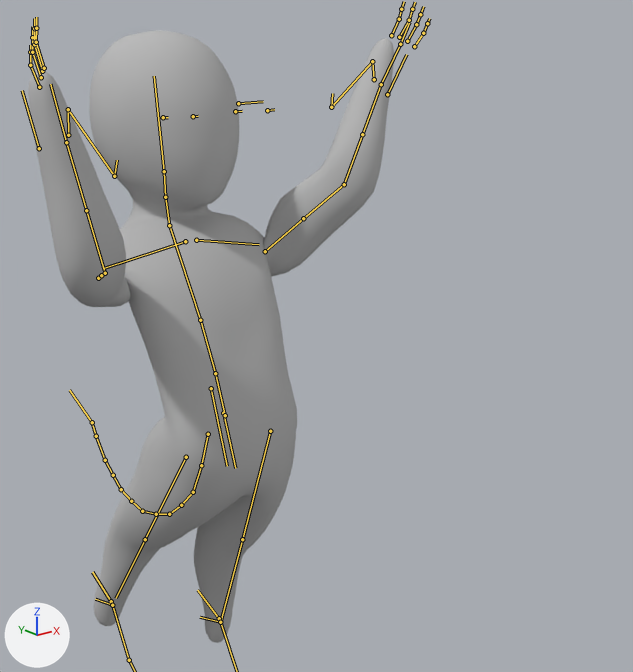
One commit to the Blender file BlenderStuff/PlayerAnim.blend: the scene before it, then after it.
Before and after are seen from a 50 mm camera at (-1.027, -1.688, 1.637) aimed at (0.22, -0.129, 1.014). Lighting does not change. The marker at lower left points along +X, +Y and +Z. Both versions are drawn at frame 12 of the action 'Movement_JumpDouble'; the numbers are the values there. The bones that bend it are drawn over the model as lines.

In view in the first picture: 'Human_Mesh'.
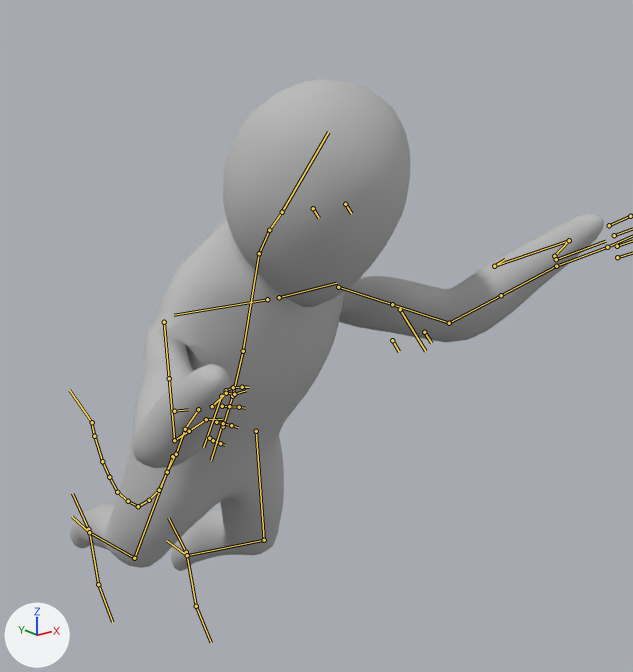
Changed parts and their boxes (x1, y1, x2, y2) in the pictures (633 x 672 px):
'Human_Mesh', posed (46% wider, 20% shorter): before (28, 30, 394, 643); after (70, 79, 604, 571)
bone 'Hip_root', root to tip: before (211, 388) to (227, 466); after (221, 396) to (203, 447)
bone 'Humerus.R', root to tip: before (98, 278) to (101, 275); after (164, 322) to (169, 378)
bone 'Humerus.L', root to tip: before (265, 251) to (303, 218); after (338, 287) to (392, 304)
bone 'Ulna.L', root to tip: before (344, 184) to (362, 134); after (449, 323) to (501, 295)
bone 'Foot_Control.R', root to tip: before (111, 601) to (92, 572); after (88, 529) to (72, 493)
bone 'Foot_Control.L', root to tip: before (219, 618) to (197, 590); after (186, 552) to (168, 518)

The change, as a diff of the scene's bpy script:
```diff
--- a/BlenderStuff/PlayerAnim.blend.py
+++ b/BlenderStuff/PlayerAnim.blend.py
@@ bone_hip_root @@
 bone_hip_root = bpy.data.objects['Armature'].pose.bones['Hip_root']  # child of 'root_bone'
-bone_hip_root.location = (0.0, 0.199, 0.081)
-bone_hip_root.rotation_quaternion = (-0.988, 0.157, 0.0, 0.0)  # degrees (-18, 0, 0)
+bone_hip_root.location = (0.0, 0.203, 0.035)
+bone_hip_root.rotation_quaternion = (-0.95, -0.249, 0.0, 0.0)  # degrees (29, 0, 0)
@@ bone_humerus_r @@
 bone_humerus_r = bpy.data.objects['Armature'].pose.bones['Humerus.R']  # child of 'Clavicle.R'
-bone_humerus_r.rotation_quaternion = (0.555, -0.621, 0.499, -0.227)  # degrees (-107, 16, -66)
+bone_humerus_r.rotation_quaternion = (0.585, -0.561, 0.493, -0.196)  # degrees (-102, 22, -64)
@@ bone_humerus_l @@
 bone_humerus_l = bpy.data.objects['Armature'].pose.bones['Humerus.L']  # child of 'Clavicle.L'
-bone_humerus_l.rotation_quaternion = (0.525, -0.805, -0.253, -0.107)  # degrees (-118, -26, 19)
+bone_humerus_l.rotation_quaternion = (0.56, -0.7, -0.219, -0.105)  # degrees (-106, -27, 14)
@@ bone_ulna_l @@
 bone_ulna_l = bpy.data.objects['Armature'].pose.bones['Ulna.L']  # child of 'Humerus.L.001'
-bone_ulna_l.rotation_quaternion = (0.911, -0.198, 0.0, 0.0)  # degrees (-25, 0, 0)
+bone_ulna_l.rotation_quaternion = (0.901, -0.227, 0.0, 0.0)  # degrees (-28, 0, 0)
@@ bone_foot_control_r @@
 bone_foot_control_r = bpy.data.objects['Armature'].pose.bones['Foot_Control.R']  # child of 'root_bone'
-bone_foot_control_r.location = (0.0, 0.511, 0.042)
-bone_foot_control_r.rotation_quaternion = (-0.98, 0.201, 0.0, 0.0)  # degrees (-23, 0, 0)
+bone_foot_control_r.location = (0.0, 0.614, -0.15)
+bone_foot_control_r.rotation_quaternion = (-0.906, 0.352, 0.0, 0.0)  # degrees (-42, 0, 0)
@@ bone_foot_control_l @@
 bone_foot_control_l = bpy.data.objects['Armature'].pose.bones['Foot_Control.L']  # child of 'root_bone'
-bone_foot_control_l.location = (0.0, 0.326, -0.115)
-bone_foot_control_l.rotation_quaternion = (-0.983, -0.184, 0.0, 0.0)  # degrees (21, 0, 0)
+bone_foot_control_l.location = (0.0, 0.489, 0.035)
+bone_foot_control_l.rotation_quaternion = (-0.912, -0.336, 0.0, 0.0)  # degrees (40, 0, 0)
```
